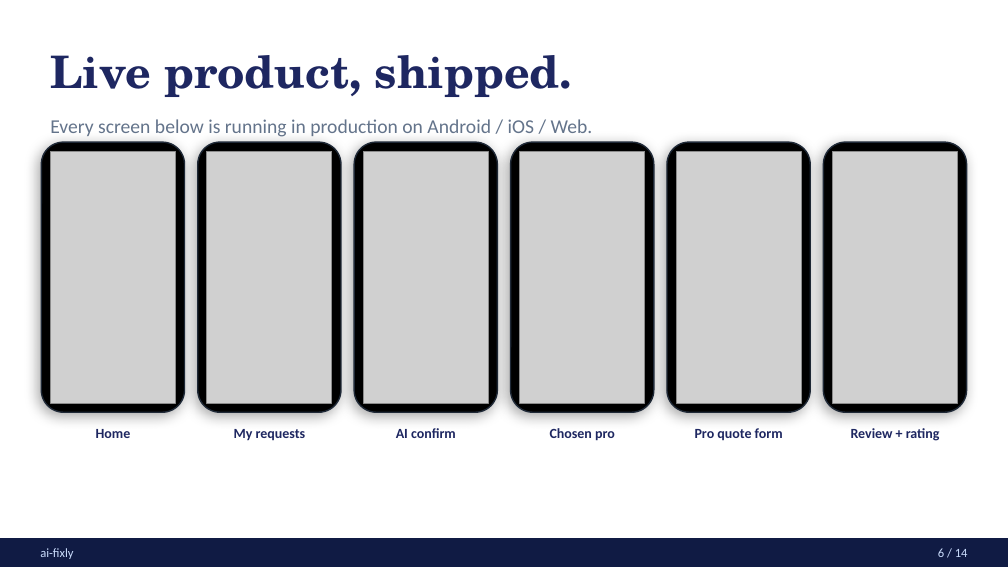
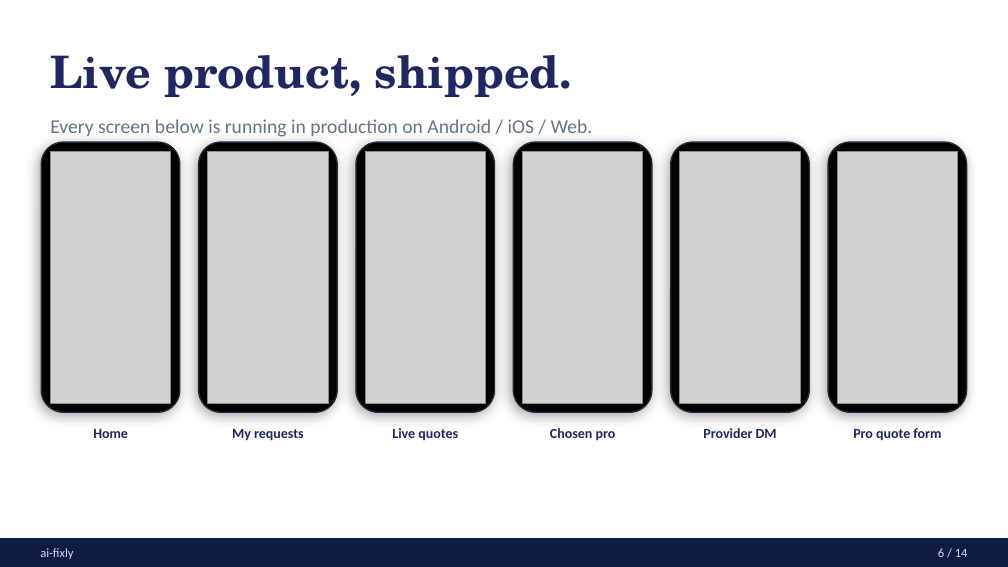
Before and after one commit to roee030/ai-fixly, a slide deck: slide 6 of docs/investor-deck/ai-fixly-investor-deck.pptx. Drawn at 1008x567 pixels with LibreOffice and Linux fonts; fonts in the diff are those of the drawing; grey boxes stand for pictures. Boxes give left, top, right and bottom in pixels: in the first picture for what was removed or moved away, otherwise in the second. Text is boxed around its words. In the diff, an @@ line names an element or a change of style, - is before the commit and + after.

```diff
--- a/docs/investor-deck/ai-fixly-investor-deck.pptx
+++ b/docs/investor-deck/ai-fixly-investor-deck.pptx
@@ rounded rectangle: place and size @@
-rounded rectangle at box(41, 142, 184, 412)
+rounded rectangle at box(41, 142, 179, 412)
@@ rounded rectangle: place and size @@
-rounded rectangle at box(198, 142, 341, 412)
+rounded rectangle at box(199, 142, 337, 412)
@@ proportions changed in 6 elements at box(356, 142, 494, 412), box(513, 142, 651, 412), box(670, 142, 808, 412), box(199, 142, 337, 412), box(41, 142, 179, 412), box(829, 142, 967, 412) @@
@@ rounded rectangle: place and size @@
-rounded rectangle at box(824, 142, 967, 412)
+rounded rectangle at box(829, 142, 967, 412)
@@ picture: place and size @@
-picture at box(50, 151, 175, 403)
+picture at box(50, 151, 170, 403)
@@ picture: place and size @@
-picture at box(207, 151, 332, 403)
+picture at box(208, 151, 328, 403)
@@ picture: place and size @@
-picture at box(833, 151, 958, 403)
+picture at box(838, 151, 958, 403)
@@ text at box(392, 428, 458, 441): text changed @@
-AI confirm
+Live quotes
@@ text at box(703, 428, 777, 438): text changed @@
-Pro quote form
+Provider DM
@@ text at box(853, 428, 941, 441): text changed @@
-Review + rating
+Pro quote form
```
Also in this commit, not shown: 3 other slides changed, 11 other files.
